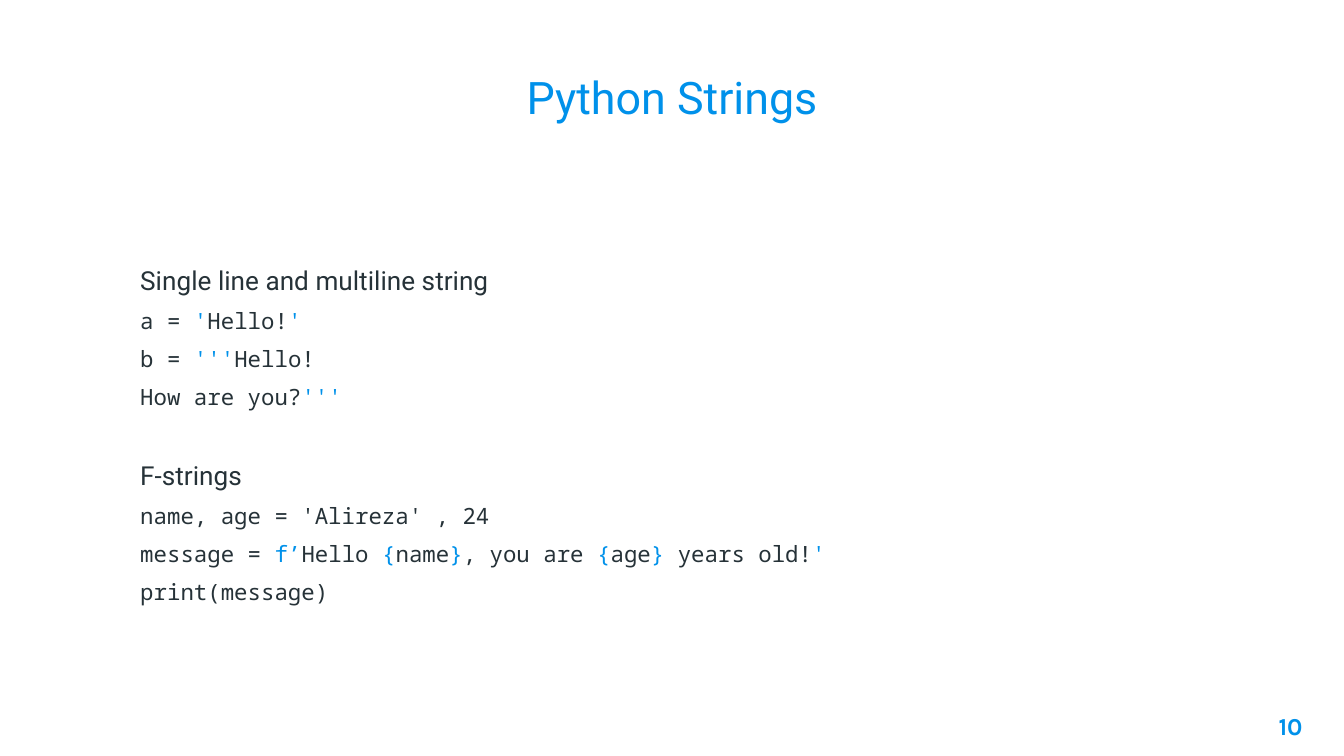
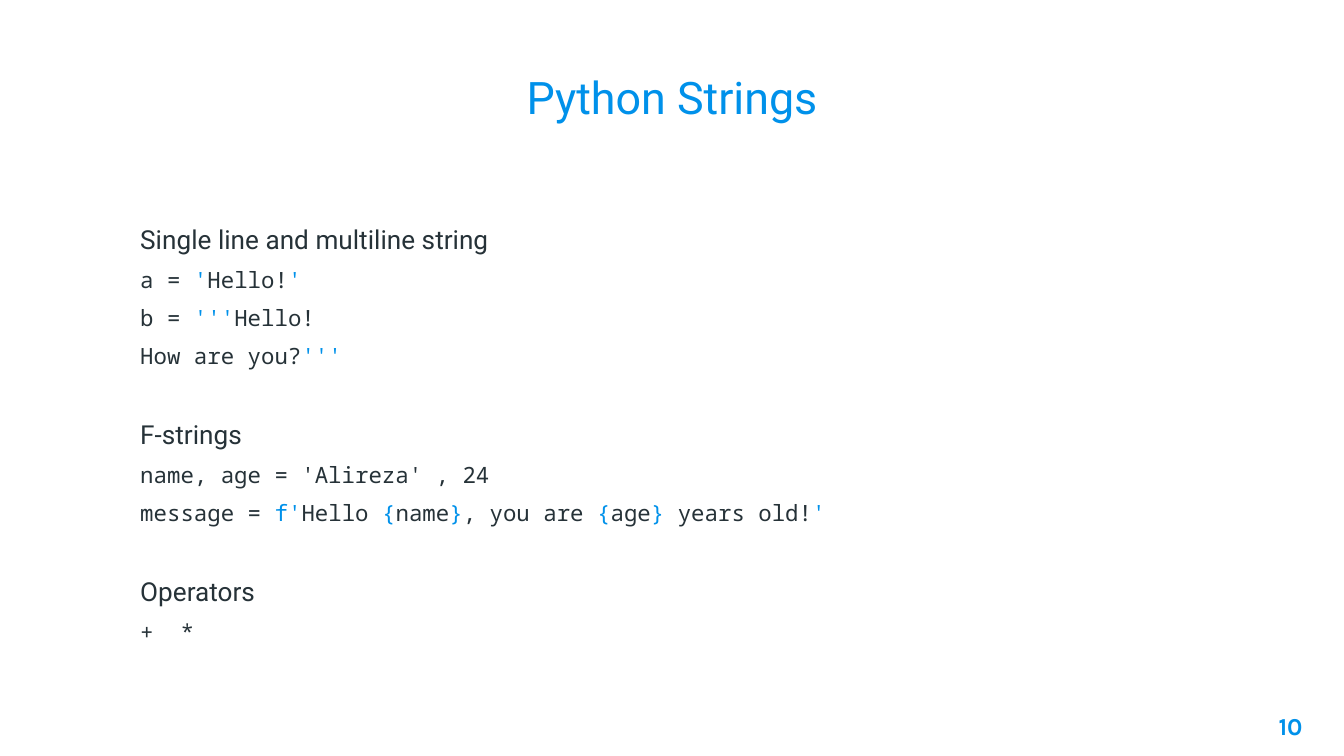
Before and after one commit to AleeRezaa/learn-python, a slide deck: slide 10 of Python.pptx. Drawn at 1344x756 pixels with LibreOffice and Linux fonts; fonts in the diff are those of the drawing; background and template pictures are left out. Boxes give left, top, right and bottom in pixels: in the first picture for what was removed or moved away, otherwise in the second. Text is boxed around its words. In the diff, an @@ line names an element or a change of style, - is before the commit and + after.

```diff
--- a/Python.pptx
+++ b/Python.pptx
@@ text at [140, 504, 825, 607]: text changed @@
-message = f’Hello {name}, you are {age} years old!'
-print(message)
+message = f'Hello {name}, you are {age} years old!'
+Operators
++ *
```
Also in this commit, not shown: 5 other slides changed, 2 slides added, 1 other file.
